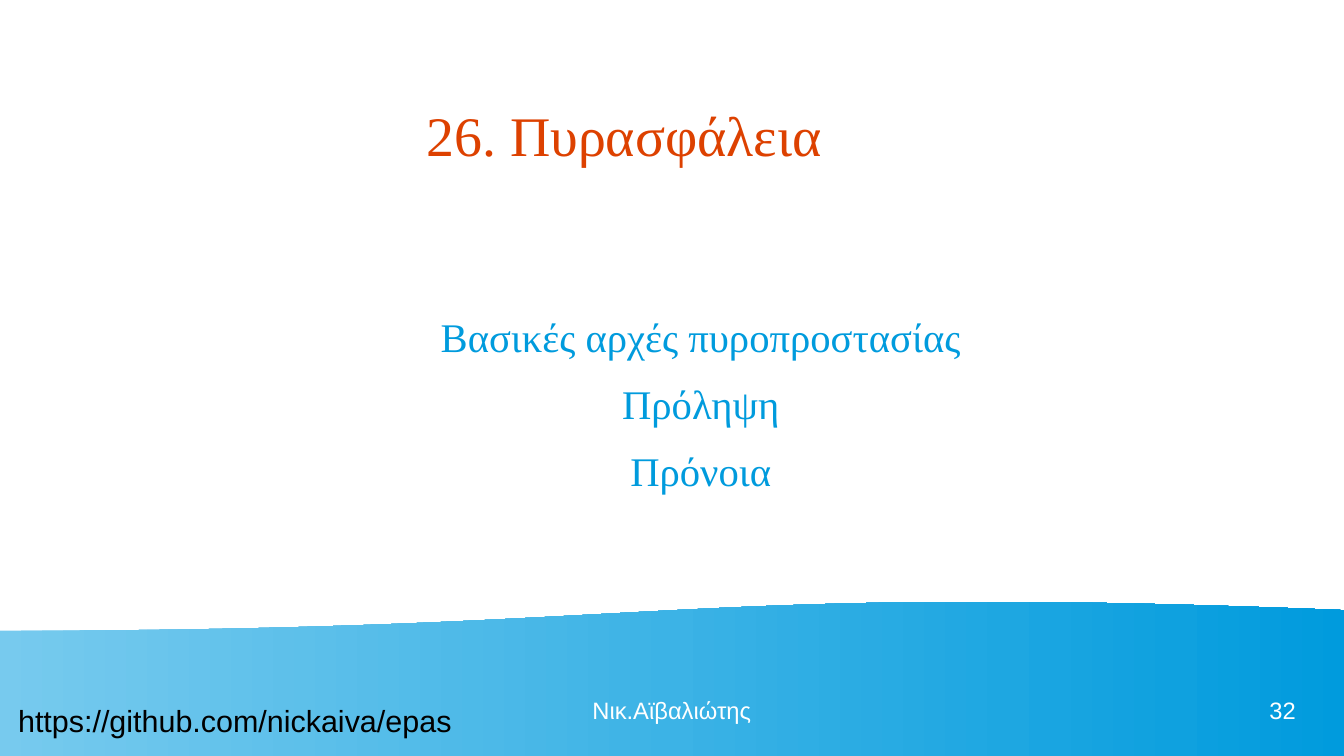
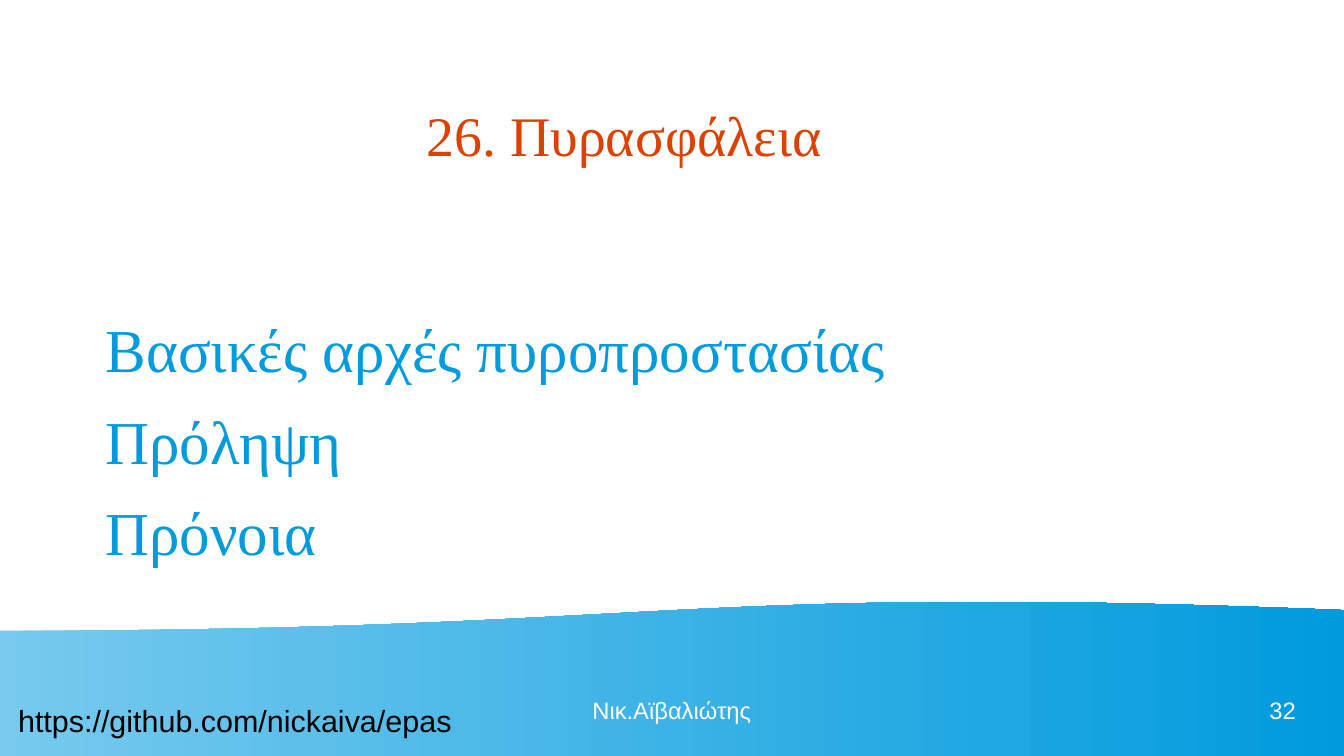
Before and after one commit to nickaiva/epas, a slide deck: slide 32 of ΠΕΡΙΒΑΛΛΟΝ ΕΡΓΑΣΙΑΣ.odp. Drawn at 1344x756 pixels with LibreOffice and Linux fonts; fonts in the diff are those of the drawing. Boxes give left, top, right and bottom in pixels: in the first picture for what was removed or moved away, otherwise in the second. Text is boxed around its words. In the diff, an @@ line names an element or a change of style, - is before the commit and + after.

```diff
--- a/ΠΕΡΙΒΑΛΛΟΝ ΕΡΓΑΣΙΑΣ.odp
+++ b/ΠΕΡΙΒΑΛΛΟΝ ΕΡΓΑΣΙΑΣ.odp
@@ text "Βασικές αρχές πυροπροστασίας" at box(106, 329, 885, 566): size 24 to 36 pt; alignment centre to left @@
```
Also in this commit, not shown: 3 other files.
